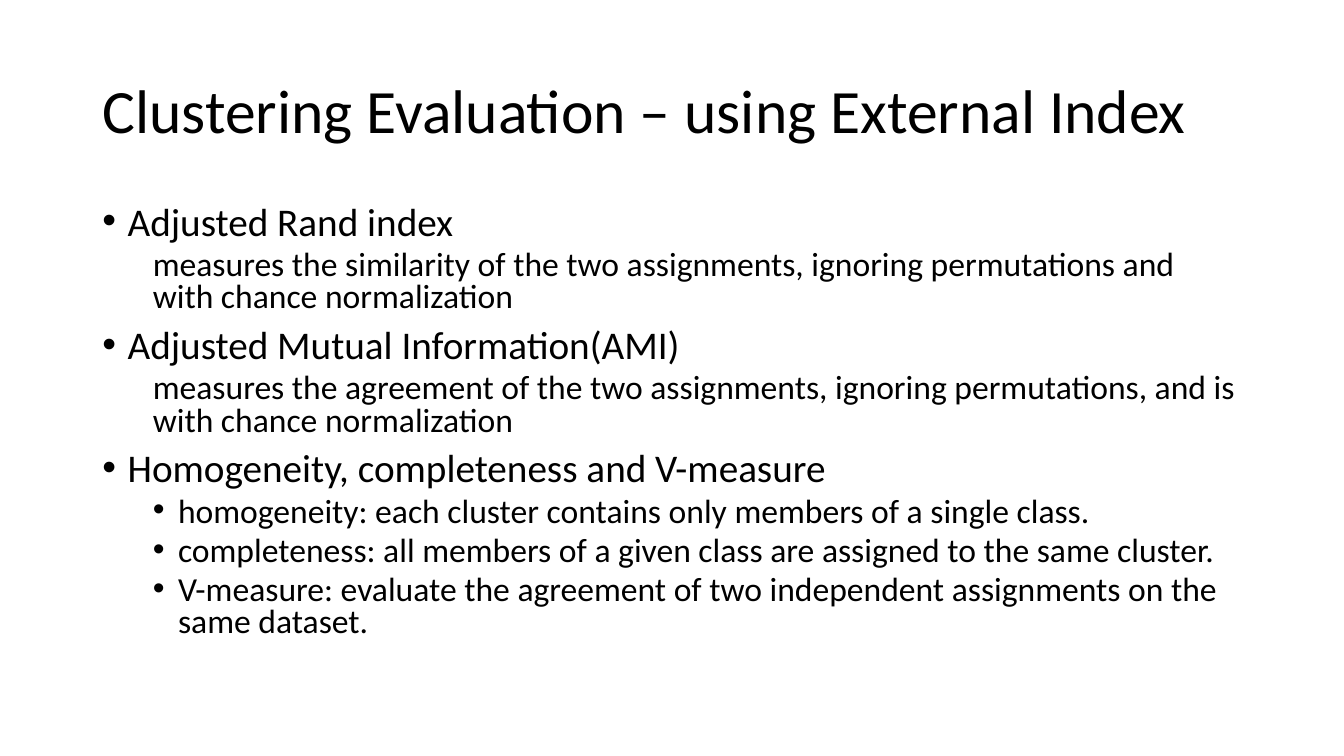
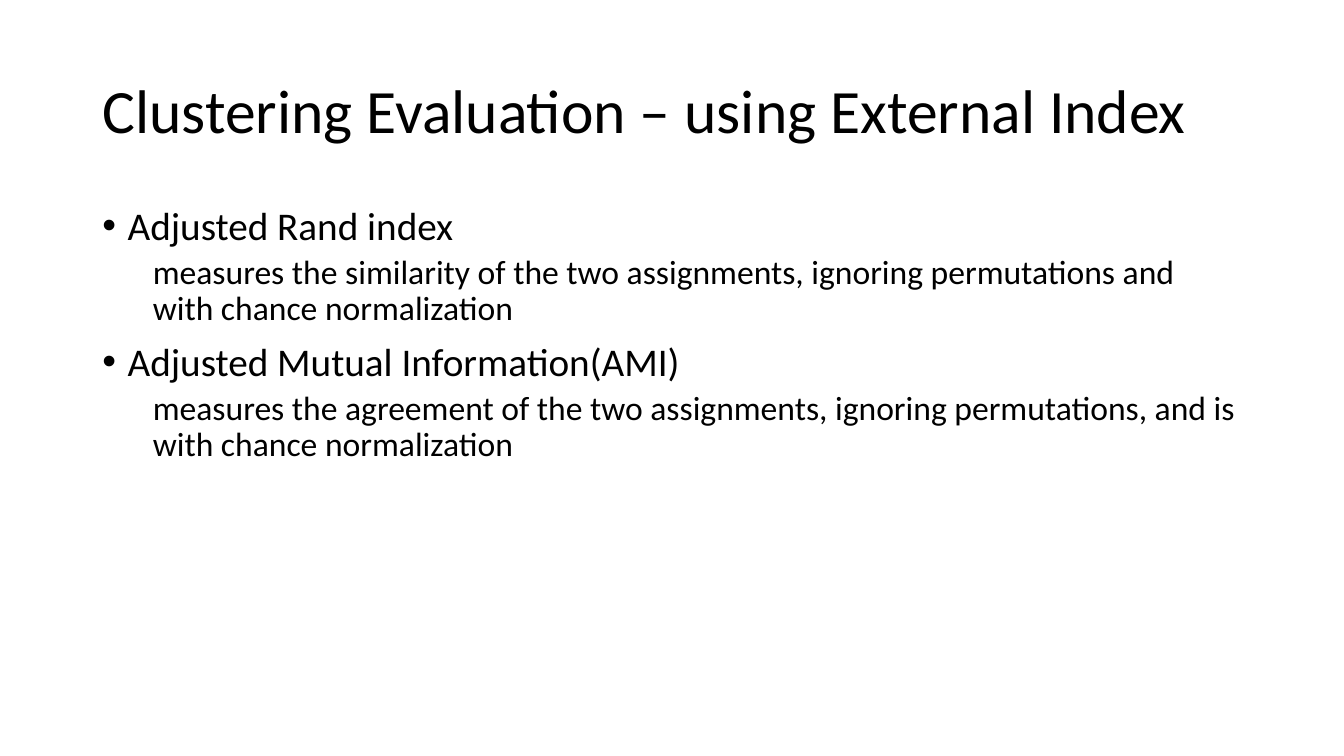
Before and after one commit to ZhongTing/HotTopicDetection, a slide deck: slide 23 of document/Hot-Topic-Detection.pptx (slide 26 before the commit). Drawn at 1344x756 pixels with LibreOffice and Linux fonts; fonts in the diff are those of the drawing. Boxes give left, top, right and bottom in pixels: in the first picture for what was removed or moved away, otherwise in the second. Text is boxed around its words. In the diff, an @@ line names an element or a change of style, - is before the commit and + after.

```diff
--- a/document/Hot-Topic-Detection.pptx
+++ b/document/Hot-Topic-Detection.pptx
@@ text "Adjusted Rand index" at box(128, 212, 1235, 457): line spacing 0.8 to 0.9 @@
@@ text at box(128, 454, 1217, 634): paragraphs removed @@
-• Homogeneity, completeness and V-measure
-  • homogeneity: each cluster contains only members of a single class.
-  • completeness: all members of a given class are assigned to the same cluster.
-  • V-measure: evaluate the agreement of two independent assignments on the same dataset.
```
Also in this commit, not shown: 9 other slides changed, 20 slides added, 20 slides removed.
